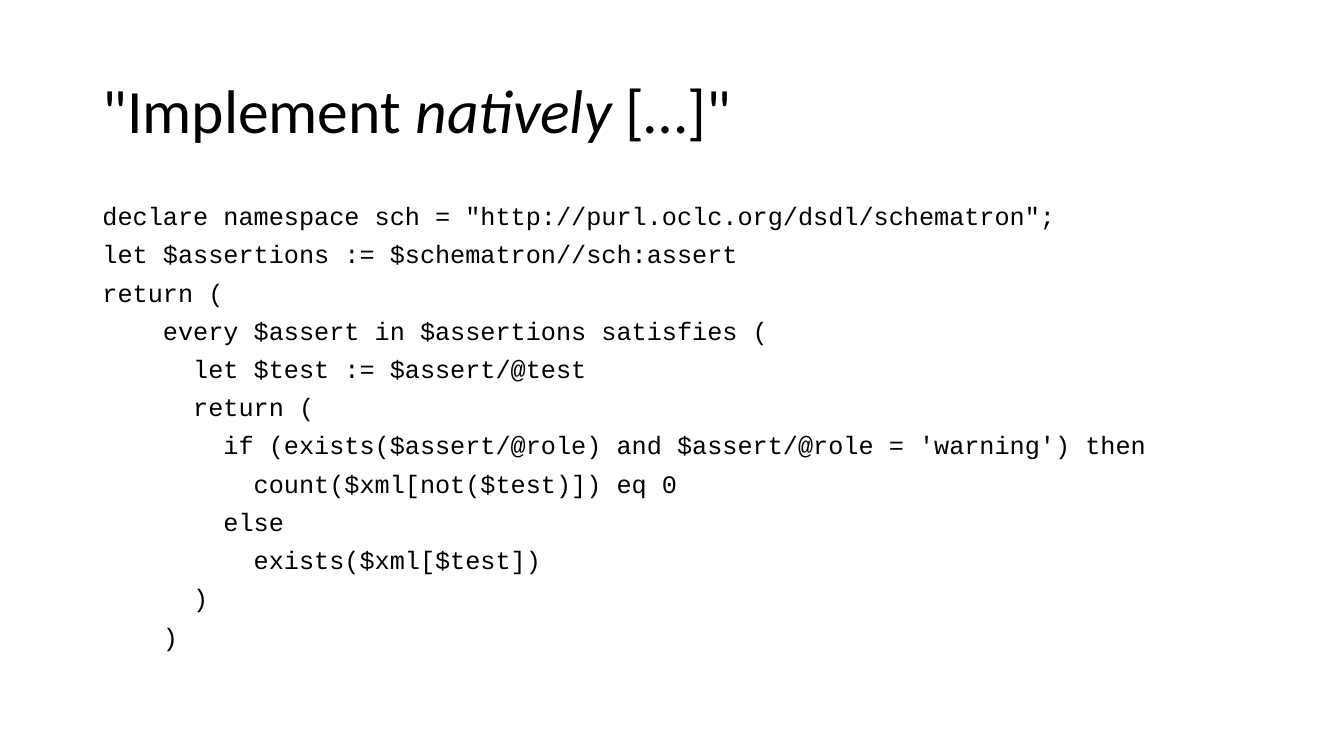
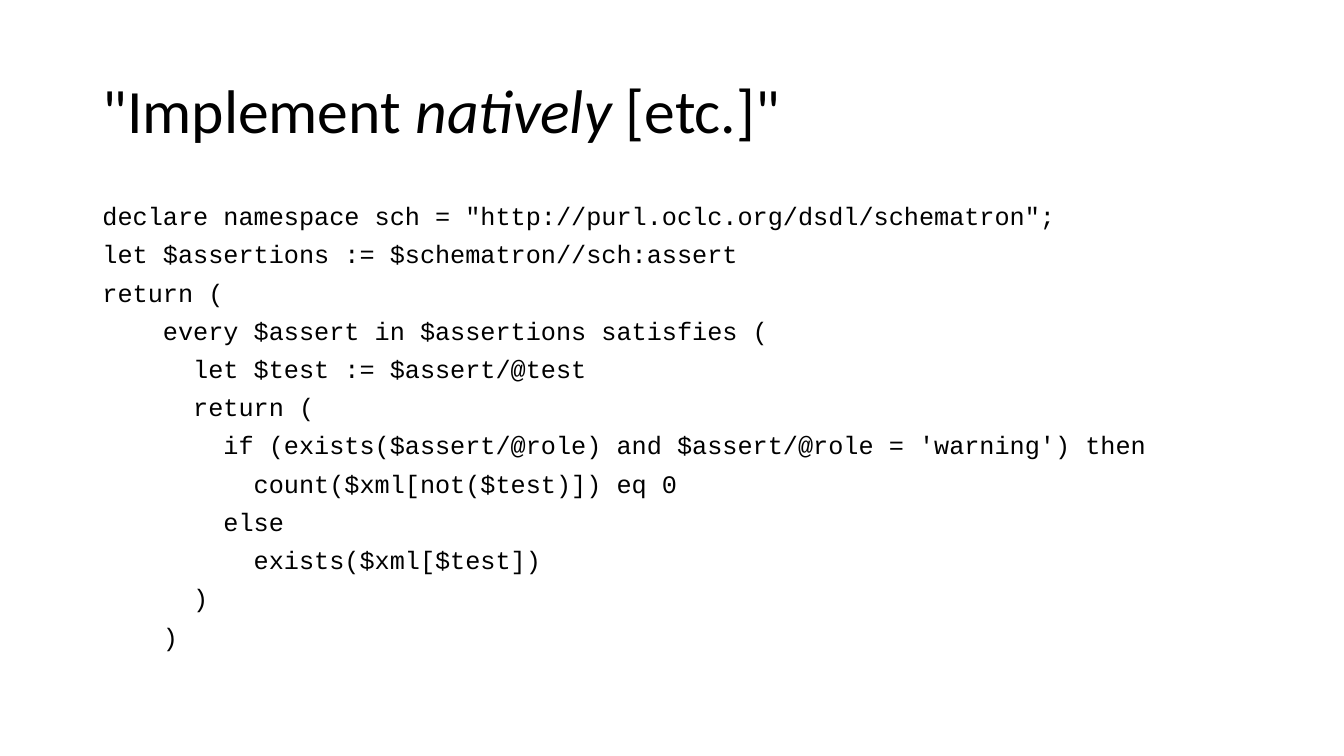
Before and after one commit to AndrewSales/XQS, a slide deck: slide 14 of Markup UK 2023 slides.pptx. Drawn at 1344x756 pixels with LibreOffice and Linux fonts; fonts in the diff are those of the drawing. Boxes give left, top, right and bottom in pixels: in the first picture for what was removed or moved away, otherwise in the second. Text is boxed around its words. In the diff, an @@ line names an element or a change of style, - is before the commit and + after.

```diff
--- a/Markup UK 2023 slides.pptx
+++ b/Markup UK 2023 slides.pptx
@@ title at (102,88,780,143): text changed @@
-"Implement natively […]"
+"Implement natively [etc.]"
```
Also in this commit, not shown: 2 other slides changed, 1 slide added, 8 other files.
